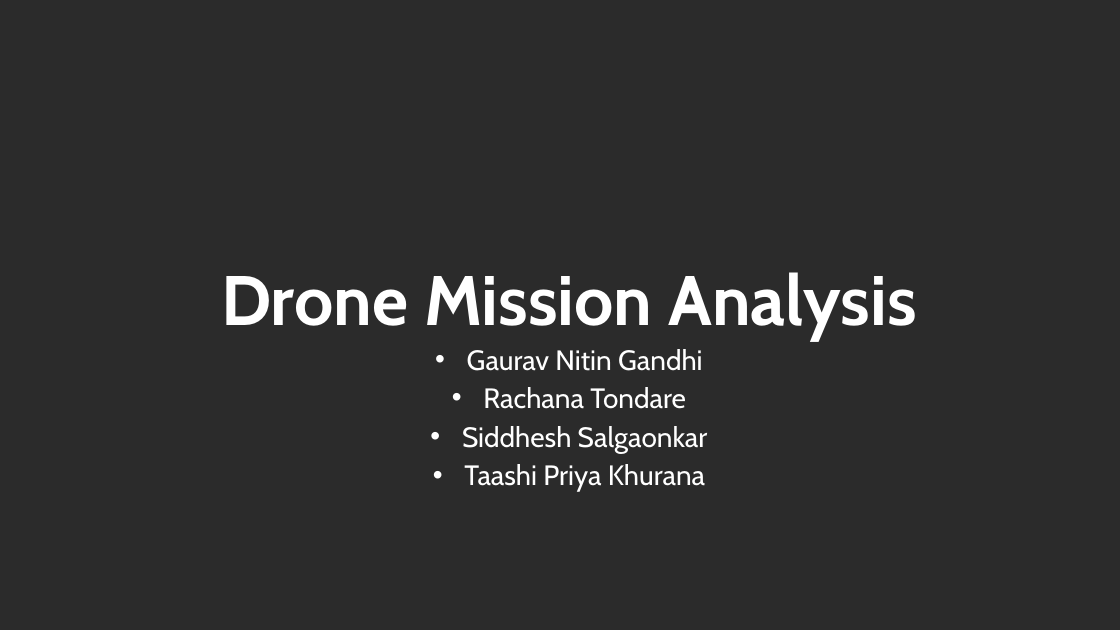
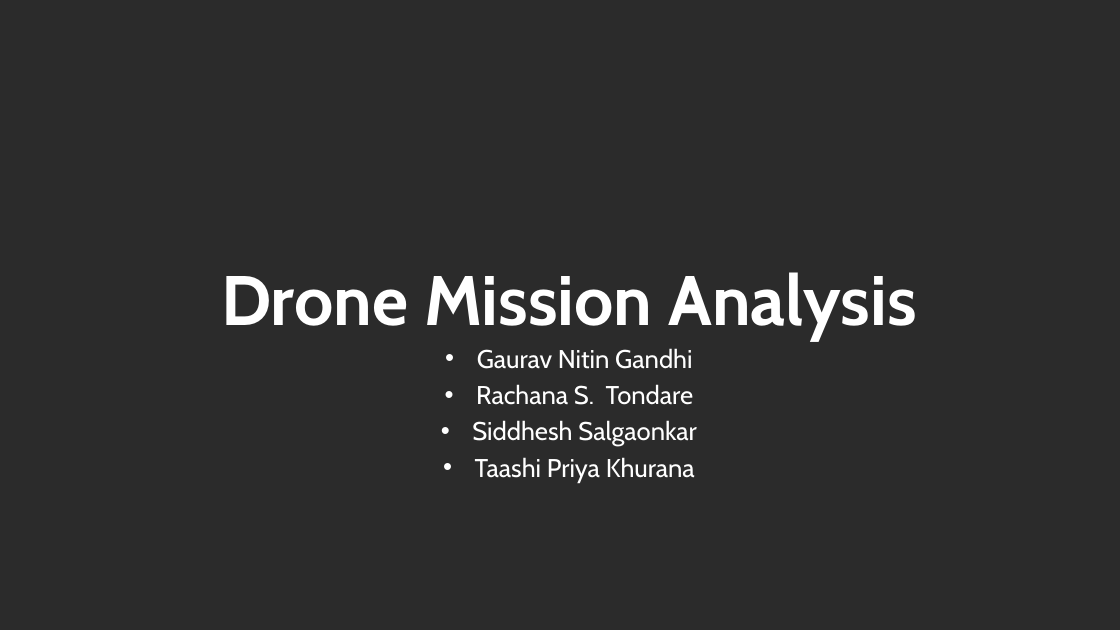
Before and after one commit to BU-NU-CLOUD-SP18/Drone-Mission-Analysis, a slide deck: slide 1 of presentations/Demo5.ppt. Drawn at 1120x630 pixels with LibreOffice and Linux fonts; fonts in the diff are those of the drawing; background and template pictures are left out; a plain dark background stands for a picture behind light text. Boxes give left, top, right and bottom in pixels: in the first picture for what was removed or moved away, otherwise in the second. Text is boxed around its words. In the diff, an @@ line names an element or a change of style, - is before the commit and + after.

```diff
--- a/presentations/Demo5.ppt
+++ b/presentations/Demo5.ppt
@@ subtitle at box(472, 348, 697, 483): size 24 to 22 pt in "Gaurav Nitin Gandhi", "Siddhesh Salgaonkar", "Taashi Priya Khurana" @@
@@ subtitle at box(476, 384, 694, 405): text changed; size 24 to 22 pt @@
-• Rachana Tondare
+• Rachana S. Tondare
```
Also in this commit, not shown: 9 other slides changed, 3 slides added, 1 slide removed.
